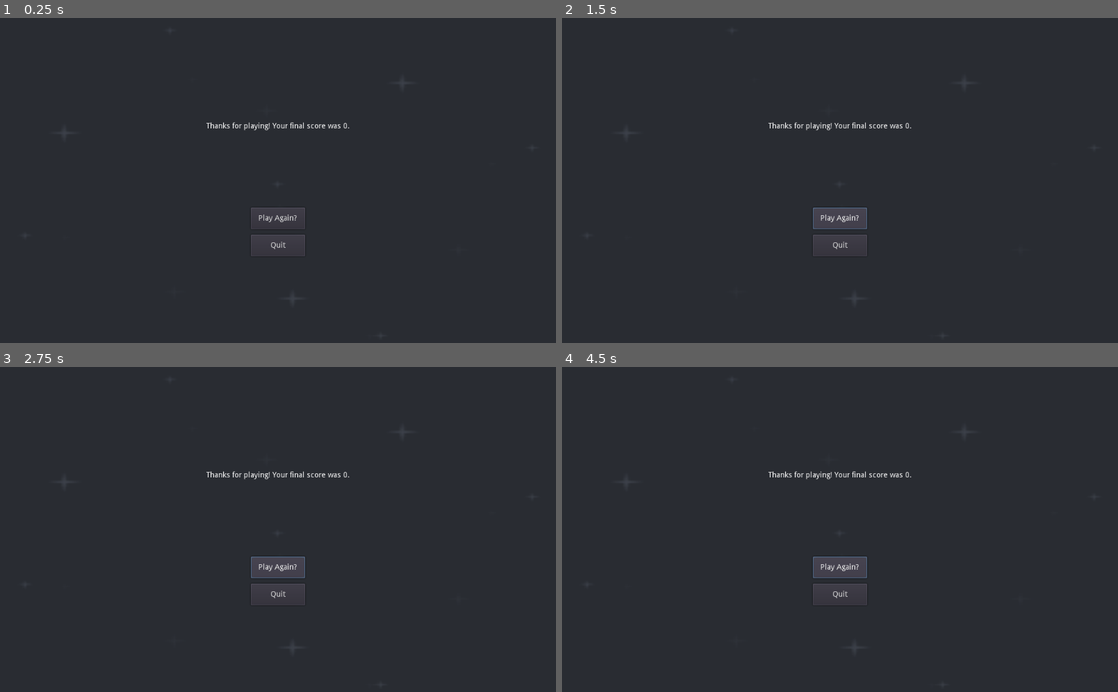
Above: before the commit, frames 1-4 (two rows, left to right).
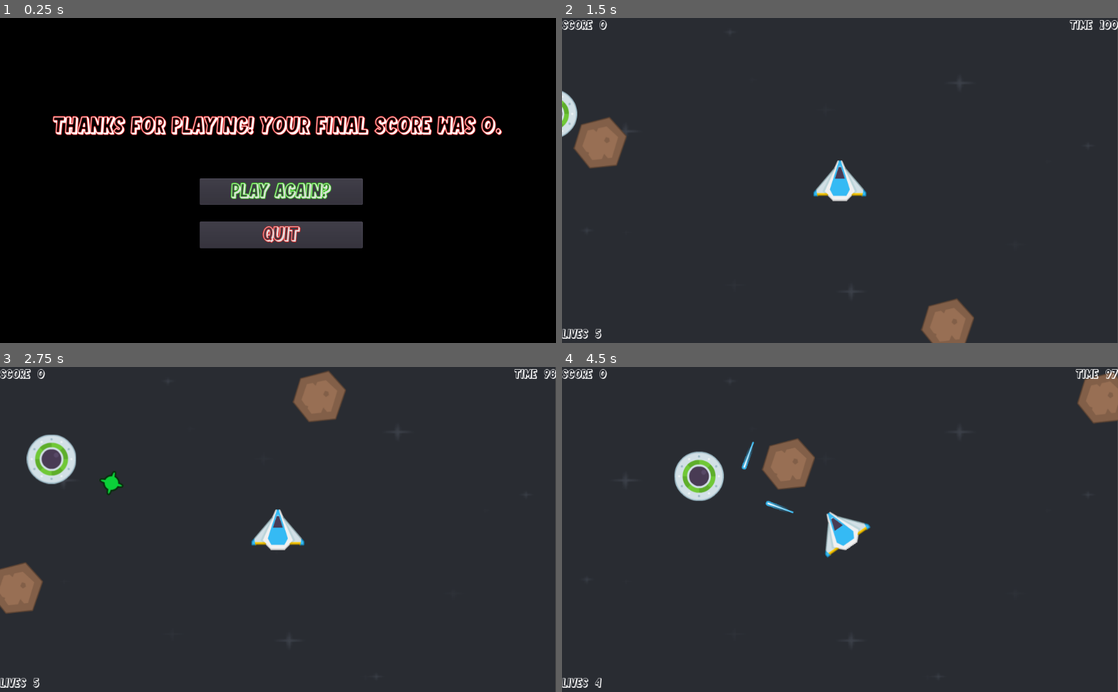
Above: after the commit, the same moments.

Repository: Tre101/Project-Twilight-1
Game: Godot game, scene res://UI/End_Game.tscn
Two runs of this game, one before a commit and one after it. Both use one fixed random seed, a clock stepped at 60 frames per second and the inputs below. This scene is started directly instead of the project's main scene. Video files are missing from this copy of the repository; at most half a second of black plays in their place.
Inputs (mouse positions are in pixels of both pictures, inside the frame that each line leads up to):
- Up to frame 1 (0.25 s): no input
- Up to frame 2 (1.5 s): click "Play Again?" at 0.5 s; click (840, 219) at 1.25 s, where only the run before the commit has a clickable "Play Again?"
- Up to frame 3 (2.75 s): click (278, 568) at 2 s, where only the run before the commit has a clickable "Play Again?"
- Up to frame 4 (4.5 s): hold D (right) 2.78-3.53 s; tap Space (shoot) at 2.85, 3.6, 4.35 s; hold A (left) 3.53-4.28 s; hold D (right) from 4.28 s (still down)

The runs differ from the first frame. In frame 1, 96% of the frame differs, in the area x 0-100%, y 0-100%; in frame 2, 4.5%; in frame 3, 5.4%; in frame 4, 5.2%.

Commit message:
UI features completed

Diff:
--- a/Level1.tscn
+++ b/Level1.tscn
@@ -6,6 +6,35 @@
 [ext_resource path="res://Enemy/Enemy.tscn" type="PackedScene" id=4]
 [ext_resource path="res://Asteroid/Asteroid.tscn" type="PackedScene" id=5]
 [ext_resource path="res://Backgrounds/blue.png" type="Texture" id=6]
+[ext_resource path="res://Fonts/Trailer Park Girl.otf" type="DynamicFontData" id=7]
+
+[sub_resource type="DynamicFont" id=4]
+size = 25
+font_data = ExtResource( 7 )
+
+[sub_resource type="DynamicFont" id=5]
+size = 25
+font_data = ExtResource( 7 )
+
+[sub_resource type="DynamicFont" id=6]
+size = 25
+font_data = ExtResource( 7 )
+
+[sub_resource type="DynamicFont" id=1]
+size = 35
+font_data = ExtResource( 7 )
+
+[sub_resource type="DynamicFont" id=2]
+size = 25
+outline_size = 1
+outline_color = Color( 0.14902, 0.878431, 0.105882, 1 )
+font_data = ExtResource( 7 )
+
+[sub_resource type="DynamicFont" id=3]
+size = 25
+outline_size = 1
+outline_color = Color( 0.894531, 0.0943451, 0.0943451, 1 )
+font_data = ExtResource( 7 )
 
 [node name="Level_1" type="Node2D"]
 __meta__ = {
@@ -51,6 +80,7 @@
 [node name="Score" type="Label" parent="UI/HUD"]
 margin_right = 1024.0
 margin_bottom = 30.0
+custom_fonts/font = SubResource( 4 )
 valign = 1
 __meta__ = {
 "_edit_use_anchors_": false
@@ -59,6 +89,7 @@
 [node name="Time" type="Label" parent="UI/HUD"]
 margin_right = 1024.0
 margin_bottom = 30.0
+custom_fonts/font = SubResource( 5 )
 align = 2
 valign = 1
 __meta__ = {
@@ -69,6 +100,7 @@
 margin_top = 570.0
 margin_right = 1024.0
 margin_bottom = 600.0
+custom_fonts/font = SubResource( 6 )
 valign = 1
 __meta__ = {
 "_edit_use_anchors_": false
@@ -97,25 +129,31 @@
 [node name="Label" type="Label" parent="UI/Menu"]
 margin_right = 1024.0
 margin_bottom = 400.0
+custom_fonts/font = SubResource( 1 )
 text = "Game Paused"
 align = 1
 valign = 1
+__meta__ = {
+"_edit_use_anchors_": false
+}
 
 [node name="Restart Game" type="Button" parent="UI/Menu"]
-margin_left = 462.0
-margin_top = 360.0
-margin_right = 562.0
-margin_bottom = 400.0
+margin_left = 448.0
+margin_top = 352.0
+margin_right = 589.0
+margin_bottom = 392.0
+custom_fonts/font = SubResource( 2 )
 text = "Restart Game"
 __meta__ = {
 "_edit_use_anchors_": false
 }
 
 [node name="Quit" type="Button" parent="UI/Menu"]
-margin_left = 462.0
+margin_left = 448.0
 margin_top = 400.0
-margin_right = 562.0
+margin_right = 589.0
 margin_bottom = 440.0
+custom_fonts/font = SubResource( 3 )
 text = "Quit"
 __meta__ = {
 "_edit_use_anchors_": false
--- a/UI/End_Game.gd
+++ b/UI/End_Game.gd
@@ -7,7 +7,7 @@
 
 func _on_Play_pressed():
 	Global.reset()
-	var _scene = get_tree().change_scene("res://Level_1.tscn")
+	var _scene = get_tree().change_scene("res://Level1.tscn")
 
 
 func _on_Quit_pressed():
--- a/UI/End_Game.tscn
+++ b/UI/End_Game.tscn
@@ -1,7 +1,26 @@
-[gd_scene load_steps=3 format=2]
+[gd_scene load_steps=7 format=2]
 
 [ext_resource path="res://UI/End_Game.gd" type="Script" id=1]
-[ext_resource path="res://Backgrounds/blue.png" type="Texture" id=2]
+[ext_resource path="res://Backgrounds/Animated Background.ogv" type="VideoStream" id=2]
+[ext_resource path="res://Fonts/Trailer Park Girl.otf" type="DynamicFontData" id=3]
+
+[sub_resource type="DynamicFont" id=1]
+size = 47
+outline_size = 1
+outline_color = Color( 0.866667, 0.0862745, 0.0862745, 1 )
+font_data = ExtResource( 3 )
+
+[sub_resource type="DynamicFont" id=2]
+size = 40
+outline_size = 1
+outline_color = Color( 0.231373, 0.839216, 0.105882, 1 )
+font_data = ExtResource( 3 )
+
+[sub_resource type="DynamicFont" id=3]
+size = 40
+outline_size = 1
+outline_color = Color( 0.890196, 0.105882, 0.105882, 1 )
+font_data = ExtResource( 3 )
 
 [node name="End_Game" type="Control"]
 anchor_right = 1.0
@@ -11,16 +30,17 @@
 "_edit_use_anchors_": false
 }
 
-[node name="TextureRect" type="TextureRect" parent="."]
+[node name="TextureRect" type="VideoPlayer" parent="."]
 margin_top = -4.0
 margin_right = 1035.0
 margin_bottom = 617.0
-texture = ExtResource( 2 )
-expand = true
+stream = ExtResource( 2 )
+autoplay = true
 
 [node name="Label" type="Label" parent="."]
 margin_right = 1024.0
 margin_bottom = 400.0
+custom_fonts/font = SubResource( 1 )
 text = "Game Over!"
 align = 1
 valign = 1
@@ -29,19 +49,24 @@
 }
 
 [node name="Play" type="Button" parent="."]
-margin_left = 462.0
-margin_top = 350.0
-margin_right = 562.0
-margin_bottom = 390.0
+margin_left = 368.0
+margin_top = 296.0
+margin_right = 668.0
+margin_bottom = 345.0
 rect_min_size = Vector2( 100, 40 )
+custom_fonts/font = SubResource( 2 )
 text = "Play Again?"
 
 [node name="Quit" type="Button" parent="."]
-margin_left = 462.0
-margin_top = 400.0
-margin_right = 562.0
-margin_bottom = 440.0
+margin_left = 368.0
+margin_top = 376.0
+margin_right = 668.0
+margin_bottom = 416.0
+custom_fonts/font = SubResource( 3 )
 text = "Quit"
+__meta__ = {
+"_edit_use_anchors_": false
+}
 
 [connection signal="pressed" from="Play" to="." method="_on_Play_pressed"]
 [connection signal="pressed" from="Quit" to="." method="_on_Quit_pressed"]
--- a/UI/Main_Menu.tscn
+++ b/UI/Main_Menu.tscn
@@ -1,7 +1,24 @@
-[gd_scene load_steps=3 format=2]
+[gd_scene load_steps=7 format=2]
 
 [ext_resource path="res://UI/Main_Menu.gd" type="Script" id=1]
-[ext_resource path="res://Backgrounds/blue.png" type="Texture" id=2]
+[ext_resource path="res://Backgrounds/Animated Background.ogv" type="VideoStream" id=2]
+[ext_resource path="res://Fonts/Trailer Park Girl.otf" type="DynamicFontData" id=3]
+
+[sub_resource type="DynamicFont" id=1]
+size = 55
+font_data = ExtResource( 3 )
+
+[sub_resource type="DynamicFont" id=2]
+size = 40
+outline_size = 1
+outline_color = Color( 0.2, 0.929412, 0.0941176, 1 )
+font_data = ExtResource( 3 )
+
+[sub_resource type="DynamicFont" id=3]
+size = 40
+outline_size = 1
+outline_color = Color( 0.905882, 0.0862745, 0.0862745, 1 )
+font_data = ExtResource( 3 )
 
 [node name="Main_Menu" type="Control"]
 anchor_right = 1.0
@@ -11,18 +28,16 @@
 "_edit_use_anchors_": false
 }
 
-[node name="TextureRect" type="TextureRect" parent="."]
+[node name="TextureRect" type="VideoPlayer" parent="."]
 margin_right = 1053.0
 margin_bottom = 618.0
-texture = ExtResource( 2 )
-expand = true
-__meta__ = {
-"_edit_use_anchors_": false
-}
+stream = ExtResource( 2 )
+autoplay = true
 
 [node name="Label" type="Label" parent="."]
 margin_right = 1024.0
 margin_bottom = 400.0
+custom_fonts/font = SubResource( 1 )
 text = "Welcome to the Space Shooter!"
 align = 1
 valign = 1
@@ -31,10 +46,11 @@
 }
 
 [node name="Play" type="Button" parent="."]
-margin_left = 475.0
-margin_top = 300.0
-margin_right = 575.0
-margin_bottom = 350.0
+margin_left = 368.0
+margin_top = 280.0
+margin_right = 668.0
+margin_bottom = 330.0
+custom_fonts/font = SubResource( 2 )
 text = "Play"
 __meta__ = {
 "_edit_use_anchors_": false
@@ -43,10 +59,11 @@
 [node name="Quit" type="Button" parent="."]
 anchor_right = 0.006
 anchor_bottom = 0.033
-margin_left = 477.0
-margin_top = 361.0
-margin_right = 570.856
-margin_bottom = 391.2
+margin_left = 368.0
+margin_top = 360.0
+margin_right = 661.856
+margin_bottom = 390.2
+custom_fonts/font = SubResource( 3 )
 text = "Quit"
 __meta__ = {
 "_edit_use_anchors_": false
--- a/project.godot
+++ b/project.godot
@@ -17,7 +17,7 @@
 [autoload]
 
 Global="*res://Global.gd"
-AudioStreamPlayer2d="*res://Effects/AudioStreamPlayer2D.tscn"
+AudioStreamPlayer2d="res://Effects/AudioStreamPlayer2D.tscn"
 
 [input]
 
@@ -43,7 +43,7 @@
 }
 menu={
 "deadzone": 0.5,
-"events": [ Object(InputEventKey,"resource_local_to_scene":false,"resource_name":"","device":0,"alt":false,"shift":false,"control":false,"meta":false,"command":false,"pressed":false,"scancode":80,"physical_scancode":0,"unicode":0,"echo":false,"script":null)
+"events": [ Object(InputEventKey,"resource_local_to_scene":false,"resource_name":"","device":0,"alt":false,"shift":false,"control":false,"meta":false,"command":false,"pressed":false,"scancode":16777217,"physical_scancode":0,"unicode":0,"echo":false,"script":null)
  ]
 }
 
Binary file added: Fonts/Trailer Park Girl.otf
Not shown: 1 places in Level1.tscn that only renumber resources
Not shown, added: Backgrounds/Animated Background.ogv
